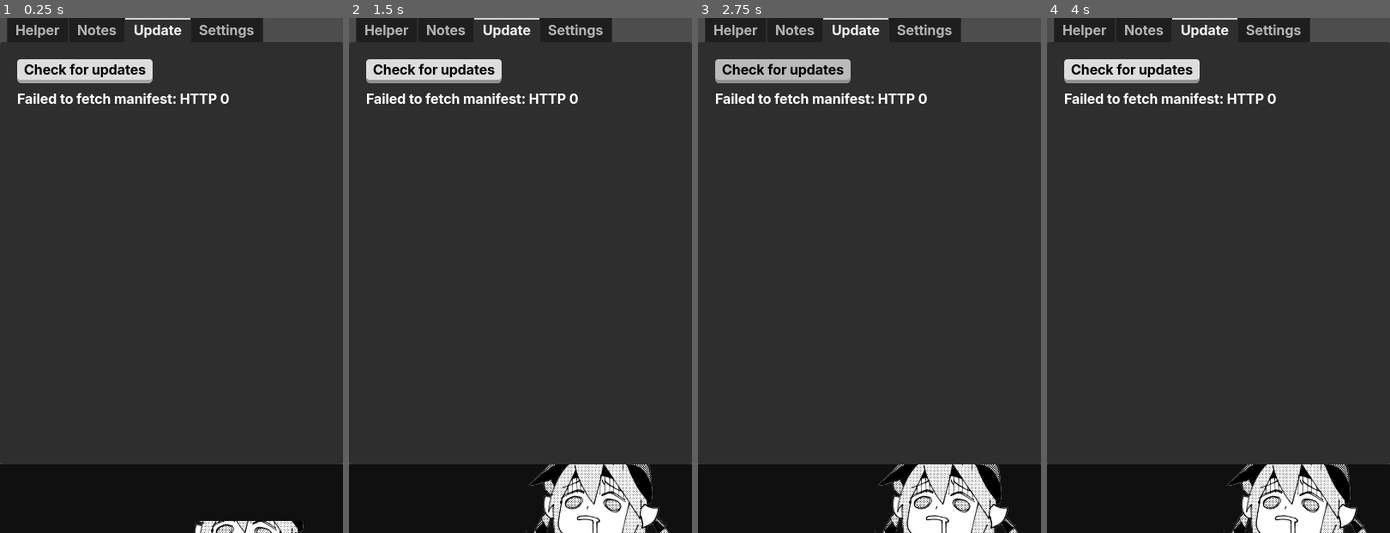
Above: before the commit, frames 1-4 (left to right).
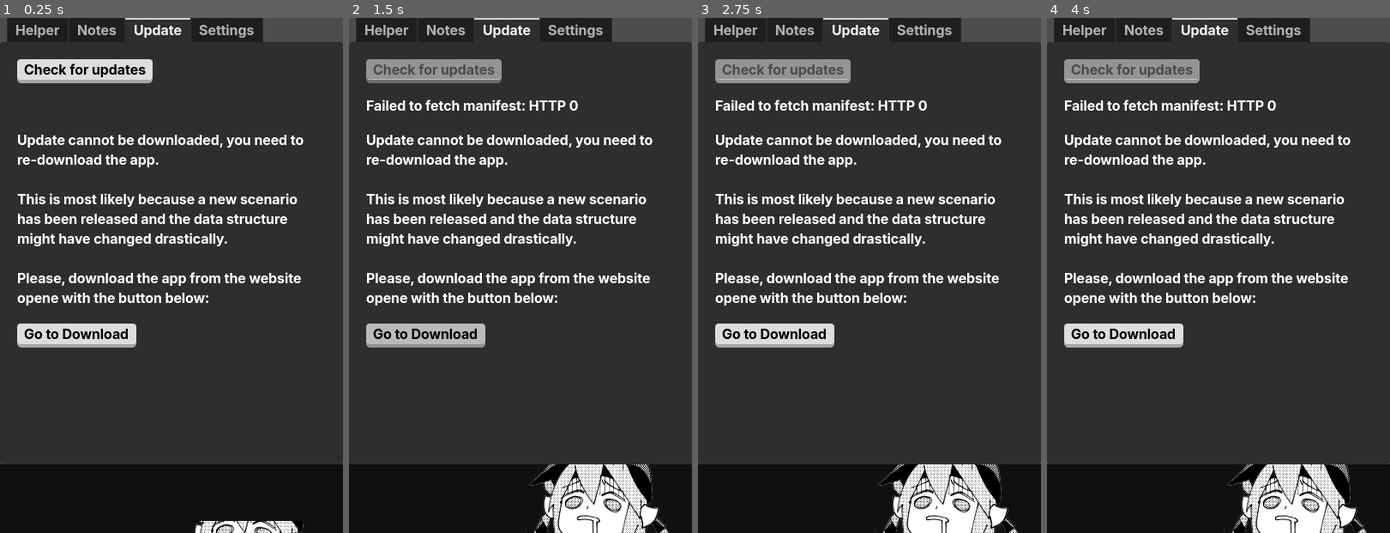
Above: after the commit, the same moments.

Repository: Wartificer/TamaHelper
Game: Godot game, scene res://Main.tscn
Same seed, same stepped clock (60 frames per second), same inputs: the game is played once before the commit and once after it.
Inputs (mouse positions are in pixels of both pictures, inside the frame that each line leads up to):
- Up to frame 1 (0.25 s): no input
- Up to frame 2 (1.5 s): click "Check for updates" at 0.5 s; click (424, 332) at 1.25 s, where only the run after the commit has a clickable "Go to Download"
- Up to frame 3 (2.75 s): click (783, 69) at 2 s, where only the run before the commit has a clickable "Check for updates"
- Up to frame 4 (4 s): click (1132, 69) at 2.75 s, where only the run before the commit has a clickable "Check for updates"; tap Enter at 3.5 s; move the mouse to (1293, 249) at 3.52 s; tap V at 3.6 s; click (1293, 249) at 3.67 s

The runs differ from the first frame. In frame 1, 7.2% of the frame differs, in the area x 5-89%, y 14-64%; in frame 2, 9.4%, in the area x 5-89%, y 8-64%; in frame 3, 9.0%; in frame 4, 9.1%.

Commit message:
Almost finished auto update

Diff:
--- a/Core/AutoUpdater.gd
+++ b/Core/AutoUpdater.gd
@@ -1,5 +1,7 @@
 extends Node
+
 # Auto-update system for Godot 4 app
+class_name DataUpdater
 
 signal update_progress(progress: float, message: String)
 signal update_complete()
@@ -11,6 +13,10 @@
 
 var data_path = AssetLoader.get_data_path()
 var local_manifest_path = AssetLoader.get_base_path() + "manifest.json"
+
+var _files_to_update
+var _remote_manifest
+signal update_available()
 
 func _ready():
 	# Ensure data directory exists
@@ -27,7 +33,6 @@
 
 	var error = http_request.request(MANIFEST_URL)
 	if error != OK:
-		print(error)
 		update_failed.emit("Failed to request manifest")
 		http_request.queue_free()
 
@@ -55,8 +60,10 @@
 		update_progress.emit(1.0, "No updates needed")
 		update_complete.emit()
 		return
-
-	_download_updates(files_to_update, remote_manifest)
+	else:
+		_files_to_update = files_to_update
+		_remote_manifest = remote_manifest
+		update_available.emit()
 
 func _load_local_manifest() -> Dictionary:
 	var file = FileAccess.open(local_manifest_path, FileAccess.READ)
@@ -97,14 +104,13 @@
 
 	return updates
 
-func _download_updates(files_to_update: Array, remote_manifest: Dictionary):
+func _download_updates(files_to_update: Array = _files_to_update, remote_manifest: Dictionary = _remote_manifest):
 	var total_files = files_to_update.size()
 	var completed_files = 0
 
 	update_progress.emit(0.1, "Starting downloads...")
 
 	for file_info in files_to_update:
-		print(file_info)
 		await _download_file(file_info)
 		completed_files += 1
 		var progress = 0.1 + (completed_files / float(total_files)) * 0.9
@@ -119,22 +125,41 @@
 func _download_file(file_info: Dictionary) -> void:
 	var category = file_info.category
 	var name = file_info.name
-	var url = ""
-	var local_path = ""
 
 	match category:
 		"characters":
-			url = RAW_BASE_URL + "characters/%s.json" % name
-			local_path = data_path + "characters/%s.json" % name
+			await _download_character_files(name)
 		"supports":
-			url = RAW_BASE_URL + "supports/%s.json" % name
-			local_path = data_path + "supports/%s.json" % name
+			await _download_support_files(name)
 		"scenarios":
-			# For scenarios, we need to download the entire folder
 			await _download_scenario_folder(name)
-			return
-
-	await _download_single_file(url, local_path)
+
+func _download_character_files(name: String) -> void:
+	# Download JSON file
+	var json_url = RAW_BASE_URL + "characters/%s.json" % name
+	var json_path = data_path + "characters/%s.json" % name
+	await _download_single_file(json_url, json_path)
+
+	# Check if PNG exists locally, if not, try to download it
+	var png_path = data_path + "characters/%s.png" % name
+	var icon_png_path = data_path + "characters/%s-icon.png" % name
+	if not FileAccess.file_exists(png_path):
+		var png_url = RAW_BASE_URL + "characters/%s.png" % name
+		var icon_png_url = RAW_BASE_URL + "characters/%s-icon.png" % name
+		await _download_single_file_optional(png_url, png_path)
+		await _download_single_file_optional(icon_png_url, icon_png_path)
+
+func _download_support_files(name: String) -> void:
+	# Download JSON file
+	var json_url = RAW_BASE_URL + "supports/%s.json" % name
+	var json_path = data_path + "supports/%s.json" % name
+	await _download_single_file(json_url, json_path)
+
+	# Check if PNG exists locally, if not, try to download it
+	var png_path = data_path + "supports/%s.png" % name
+	if not FileAccess.file_exists(png_path):
+		var png_url = RAW_BASE_URL + "supports/%s.png" % name
+		await _download_single_file_optional(png_url, png_path)
 
 func _download_single_file(url: String, local_path: String) -> void:
 	var http_request = HTTPRequest.new()
@@ -151,21 +176,77 @@
 
 	# Wait for the signal to be emitted
 	await http_request.request_completed
-
 func _download_scenario_folder(scenario_name: String) -> void:
-	# First, get the data.json file to see what else is in the folder
-	var data_json_url = RAW_BASE_URL + "scenarios/%s/data.json" % scenario_name
-	var data_json_path = data_path + "scenarios/%s/data.json" % scenario_name
+	print("Downloading scenario folder: ", scenario_name)
 
 	# Create scenario directory
 	var scenario_dir = data_path + "scenarios/%s/" % scenario_name
 	if not DirAccess.dir_exists_absolute(scenario_dir):
-		DirAccess.open("user://").make_dir_recursive(scenario_dir.get_base_dir())
-
-	await _download_single_file(data_json_url, data_json_path)
-
-	# You might want to extend this to download other files in the scenario folder
-	# based on what's listed in data.json or by making additional API calls
+		DirAccess.open("user://").make_dir_recursive(scenario_dir)
+
+	# Get list of files in the remote scenario folder using GitHub API
+	var files_to_download = await _get_scenario_files_list(scenario_name)
+	print("Files found in scenario folder: ", files_to_download)
+
+	# Download each file in the scenario folder
+	for file_name in files_to_download:
+		var remote_url = RAW_BASE_URL + "scenarios/%s/%s" % [scenario_name, file_name]
+		var local_file_path = scenario_dir + file_name
+
+		print("Downloading file: ", file_name)
+		# Always download when scenario hash changes (since we're here, something changed)
+		await _download_single_file(remote_url, local_file_path)
+
+func _get_scenario_files_list(scenario_name: String) -> Array:
+	# Use GitHub API to get the list of files in the scenario folder
+	var api_url = "https://api.github.com/repos/%s/contents/data/scenarios/%s" % [GITHUB_REPO, scenario_name]
+
+	var http_request = HTTPRequest.new()
+	add_child(http_request)
+
+	var files_list = []
+
+	var download_finished = func(result: int, response_code: int, headers: PackedStringArray, body: PackedByteArray):
+		if response_code == 200:
+			var json = JSON.new()
+			var parse_result = json.parse(body.get_string_from_utf8())
+
+			if parse_result == OK:
+				var file_data = json.data
+				if file_data is Array:
+					for item in file_data:
+						if item.has("name") and item.has("type") and item["type"] == "file":
+							files_list.append(item["name"])
+		http_request.queue_free()
+
+	http_request.request_completed.connect(download_finished)
+
+	# Add headers for private repos if needed
+	var headers = []
+	#if GITHUB_TOKEN != "":
+		#headers.append("Authorization: token " + GITHUB_TOKEN)
+
+	http_request.request(api_url, headers)
+	await http_request.request_completed
+
+	return files_list
+
+func _download_single_file_optional(url: String, local_path: String) -> void:
+	# This version doesn't fail if the file doesn't exist (404)
+	var http_request = HTTPRequest.new()
+	add_child(http_request)
+
+	var download_finished = func(result: int, response_code: int, headers: PackedStringArray, body: PackedByteArray):
+		if response_code == 200:
+			_save_file(local_path, body)
+		# Ignore 404 errors for optional files like PNGs
+		elif response_code == 404:
+			print("Optional file not found: ", url)
+		http_request.queue_free()
+
+	http_request.request_completed.connect(download_finished)
+	http_request.request(url)
+	await http_request.request_completed
 
 func _save_file(path: String, content: PackedByteArray):
 	# Ensure directory exists
--- a/Main.gd
+++ b/Main.gd
@@ -55,6 +55,7 @@
 var character_button_scene = load("res://Core/UIElements/CharacterButton.tscn")
 func load_character_list():
 	for character in character_data:
+		print(character.name)
 		var character_button = character_button_scene.instantiate()
 		var image = AssetLoader.load_image_from_path("characters/" + Utils.to_snake_case(character.name) + "-icon.png")
 		if !image:
@@ -82,6 +83,14 @@
 	if AssetLoader.custom_mascot:
 		%Mascot.texture = AssetLoader.custom_mascot
 	get_screen_size()
+
+	AutoUpdater.update_available.connect(on_update_available)
+	AutoUpdater.update_progress.connect(on_update_progress)
+	AutoUpdater.update_complete.connect(on_update_complete)
+	AutoUpdater.update_failed.connect(on_update_failed)
+	load_game_data()
+
+func load_game_data():
 	character_data = AssetLoader.load_all_json_from_folder("characters")
 	character_data.sort_custom(func(a, b):
 		return a["name"] < b["name"]
@@ -95,11 +104,10 @@
 	load_character_list()
 	load_scenario_list()
 	load_settings()
+
 	## Connect to OCR signals
 	#OCRManager.ocr_completed.connect(_on_ocr_completed)
 	#OCRManager.ocr_failed.connect(_on_ocr_failed)
-
-	run_auto_updater()
 
 func get_screen_size():
 	screen_size = DisplayServer.screen_get_size(current_screen)
@@ -481,23 +489,34 @@
 	Utils.current_tab = %MainTabs.get_tab_title(tab)
 
 
-func run_auto_updater():
-	AutoUpdater.update_progress.connect(on_update_progress)
-	AutoUpdater.update_complete.connect(on_update_complete)
-	AutoUpdater.update_failed.connect(on_update_failed)
-	%UpdateStatus.text = "Updating..."
+
+func _on_check_updates_button_pressed() -> void:
 	AutoUpdater.check_for_updates()
-
+	%CheckUpdatesButton.disabled = true
+
+func on_update_available() -> void:
+	%UpdateStatus.text = "Update available. Click the button below to update"
+	%UpdateButton.show()
+	%UpdateButton.disabled = false
+
+	## CHECK IF UPDATE IS POSSIBLE DUE TO APP VERSION REQUIREMENT
+	#%UpdateImpossibleContainer.show()
 
 func _on_update_button_pressed() -> void:
-	AutoUpdater.check_for_updates()
-
+	%UpdateButton.disabled = true
+	AutoUpdater._download_updates()
+
+func _on_download_button_pressed() -> void:
+	OS.shell_open("https://github.com/Wartificer/TamaHelper/releases")
 
 func on_update_progress(progress : int, message : String):
 	%UpdateStatus.text = message
 
 func on_update_complete(message : String):
 	%UpdateStatus.text = message
+	load_game_data()
+	%CheckUpdatesButton.disabled = false
 
 func on_update_failed(message : String):
 	%UpdateStatus.text = message
+	%UpdateButton.disabled = false
--- a/Main.tscn
+++ b/Main.tscn
@@ -560,20 +560,54 @@
 
 [node name="VBoxContainer" type="VBoxContainer" parent="MainContainer/MainTabs/Update/MarginContainer"]
 layout_mode = 2
-theme_override_constants/separation = 12
+theme_override_constants/separation = 20
 
 [node name="HBoxContainer" type="HBoxContainer" parent="MainContainer/MainTabs/Update/MarginContainer/VBoxContainer"]
 layout_mode = 2
 size_flags_vertical = 0
-
-[node name="UpdateButton" type="Button" parent="MainContainer/MainTabs/Update/MarginContainer/VBoxContainer/HBoxContainer"]
+theme_override_constants/separation = 20
+
+[node name="CheckUpdatesButton" type="Button" parent="MainContainer/MainTabs/Update/MarginContainer/VBoxContainer/HBoxContainer"]
+unique_name_in_owner = true
 layout_mode = 2
 theme_type_variation = &"ButtonStyled"
 text = "Check for updates"
 
+[node name="UpdateButton" type="Button" parent="MainContainer/MainTabs/Update/MarginContainer/VBoxContainer/HBoxContainer"]
+unique_name_in_owner = true
+visible = false
+layout_mode = 2
+theme_type_variation = &"ButtonStyled"
+text = "Update"
+
 [node name="UpdateStatus" type="Label" parent="MainContainer/MainTabs/Update/MarginContainer/VBoxContainer"]
 unique_name_in_owner = true
 layout_mode = 2
+autowrap_mode = 3
+
+[node name="UpdateImpossibleContainer" type="VBoxContainer" parent="MainContainer/MainTabs/Update/MarginContainer/VBoxContainer"]
+unique_name_in_owner = true
+layout_mode = 2
+theme_override_constants/separation = 20
+
+[node name="Label" type="Label" parent="MainContainer/MainTabs/Update/MarginContainer/VBoxContainer/UpdateImpossibleContainer"]
+layout_mode = 2
+text = "Update cannot be downloaded, you need to re-download the app.
+
+This is most likely because a new scenario has been released and the data structure might have changed drastically.
+
+Please, download the app from the website opene with the button below:"
+autowrap_mode = 3
+
+[node name="HBoxContainer3" type="HBoxContainer" parent="MainContainer/MainTabs/Update/MarginContainer/VBoxContainer/UpdateImpossibleContainer"]
+layout_mode = 2
+size_flags_vertical = 0
+
+[node name="DownloadButton" type="Button" parent="MainContainer/MainTabs/Update/MarginContainer/VBoxContainer/UpdateImpossibleContainer/HBoxContainer3"]
+unique_name_in_owner = true
+layout_mode = 2
+theme_type_variation = &"ButtonStyled"
+text = "Go to Download"
 
 [node name="Settings" type="Control" parent="MainContainer/MainTabs"]
 visible = false
@@ -863,7 +897,9 @@
 [connection signal="toggled" from="MainContainer/MainTabs/Helper/VBoxContainer/MarginContainer/HBoxContainer/HBoxContainer/AlwaysOnTopToggle" to="." method="_on_always_on_top_toggle_toggled"]
 [connection signal="pressed" from="MainContainer/MainTabs/Helper/VBoxContainer/PanelContainer/VBoxContainer/PanelContainer/HBoxContainer3/HBoxContainer/ScenarioSelectButton" to="." method="_on_scenario_select_button_pressed"]
 [connection signal="pressed" from="MainContainer/MainTabs/Helper/VBoxContainer/PanelContainer/VBoxContainer/PanelContainer/HBoxContainer3/HBoxContainer2/CharacterSelectButton" to="." method="_on_character_select_button_pressed"]
+[connection signal="pressed" from="MainContainer/MainTabs/Update/MarginContainer/VBoxContainer/HBoxContainer/CheckUpdatesButton" to="." method="_on_check_updates_button_pressed"]
 [connection signal="pressed" from="MainContainer/MainTabs/Update/MarginContainer/VBoxContainer/HBoxContainer/UpdateButton" to="." method="_on_update_button_pressed"]
+[connection signal="pressed" from="MainContainer/MainTabs/Update/MarginContainer/VBoxContainer/UpdateImpossibleContainer/HBoxContainer3/DownloadButton" to="." method="_on_download_button_pressed"]
 [connection signal="pressed" from="MainContainer/MainTabs/Settings/MarginContainer/VBoxContainer/HBoxContainer/SwitchScreenButton" to="." method="_on_switch_screen_button_pressed"]
 [connection signal="value_changed" from="MainContainer/MainTabs/Settings/MarginContainer/VBoxContainer/HBoxContainer2/HBoxContainer/LoopMS" to="." method="_on_loop_ms_value_changed"]
 [connection signal="toggled" from="MainContainer/MainTabs/Settings/MarginContainer/VBoxContainer/DisableAnims" to="." method="_on_disable_anims_toggled"]
